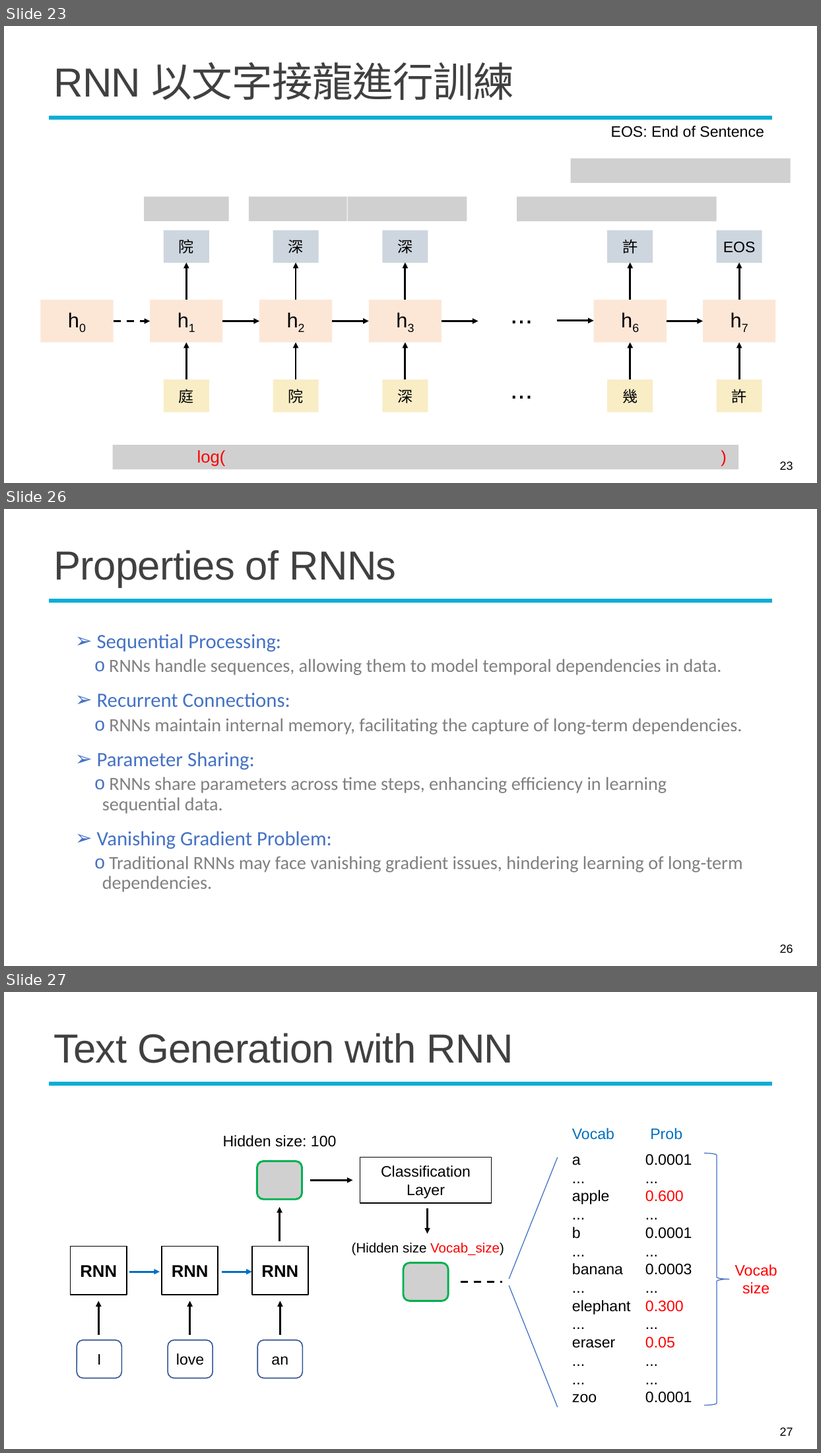
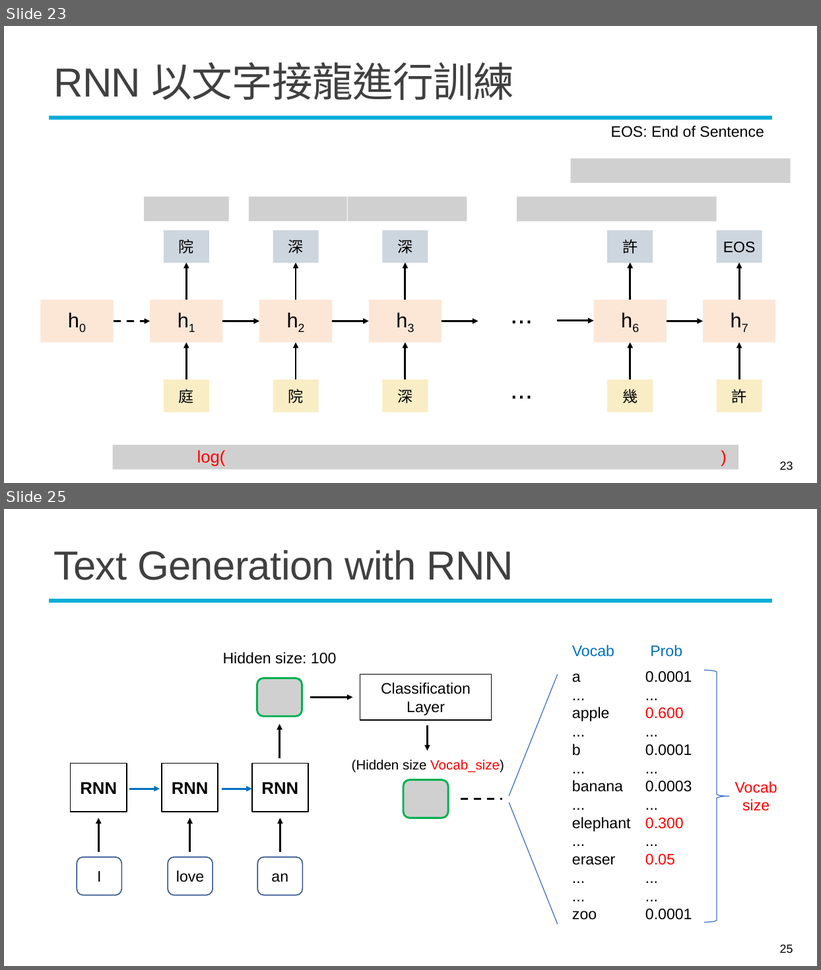
Before and after one commit to mcps5601/CGUDL_2025_fall, a slide deck: slides/rnn_1022.pptx. Shown one above the other, each under a label of ours: slides 23, 26 and 27 before the commit, slides 23 and 25 after it; the slides between them are not shown. The pictures are 821x1453 and 821x970 pixels, drawn with LibreOffice and Linux fonts; fonts in the diff are those of the drawing; grey boxes stand for pictures; background and template pictures are left out. Boxes give left, top, right and bottom in pixels: in the first picture for what was removed or moved away, otherwise in the second. Text is boxed around its words. In the diff, an @@ line names an element or a change of style, - is before the commit and + after.

```diff
--- a/slides/rnn_1022.pptx
+++ b/slides/rnn_1022.pptx
@@ slide 26 removed at box(4, 509, 817, 966), background #FFFFFF; not listed: 1 template element that a slide beside it also shows @@
@@ title removed at box(54, 550, 396, 587) @@
-Properties of RNNs
@@ text removed at box(97, 634, 743, 892) @@
-➢ Sequential Processing:
-  o RNNs handle sequences, allowing them to model temporal dependencies in data.
-➢ Recurrent Connections:
-  o RNNs maintain internal memory, facilitating the capture of long-term dependencies.
-➢ Parameter Sharing:
-  o RNNs share parameters across time steps, enhancing efficiency in learning sequential data.
-➢ Vanishing Gradient Problem:
-  o Traditional RNNs may face vanishing gradient issues, hindering learning of long-term dependencies.
@@ page number removed at box(780, 945, 793, 953) @@
-26
@@ what was slide 27 is now slide 25 @@
@@ page number at box(780, 945, 793, 953): text changed @@
-27
+25
```
Also in this commit, not shown: 9 slides changed, 3 slides added, 1 other slide removed, 1 other file.
